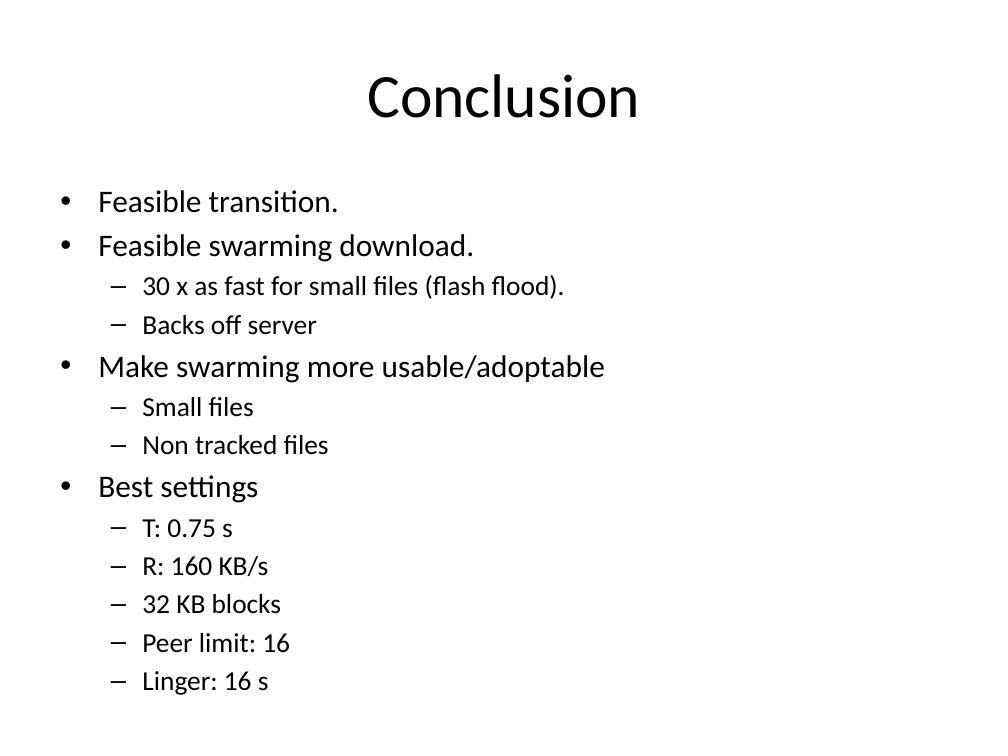
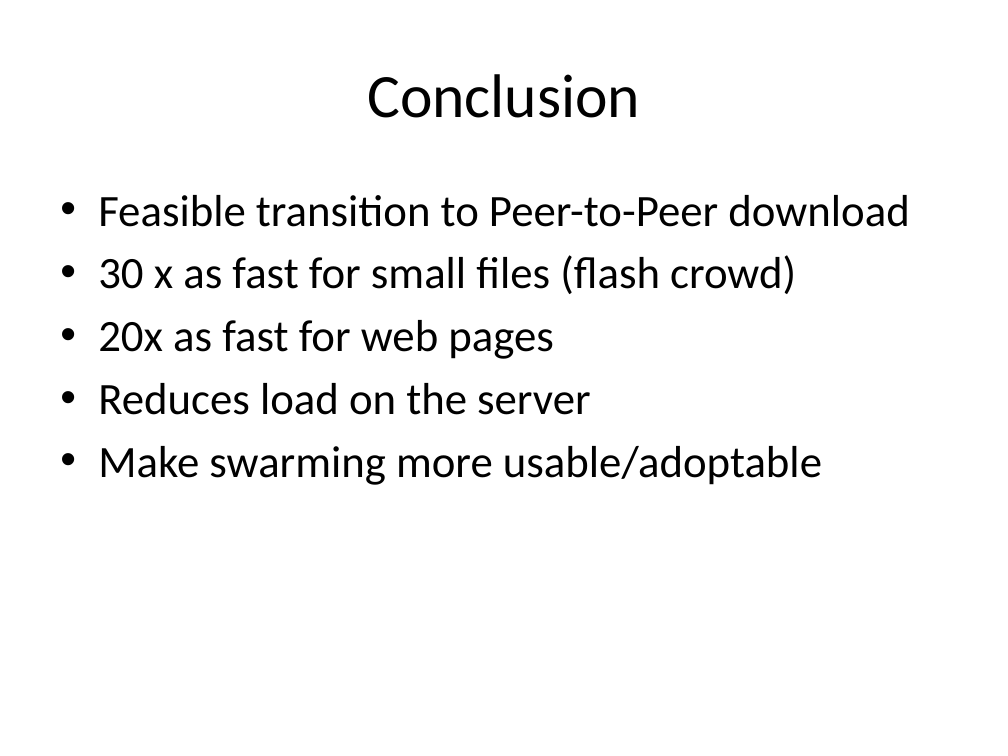
Before and after one commit to rdp/p2pwebclient, a slide deck: slide 33 of thesis_presentation/How to Make the Internet Faster.pptx (slide 36 before the commit). Drawn at 1008x756 pixels with LibreOffice and Linux fonts; fonts in the diff are those of the drawing. Boxes give left, top, right and bottom in pixels: in the first picture for what was removed or moved away, otherwise in the second. Text is boxed around its words. In the diff, an @@ line names an element or a change of style, - is before the commit and + after.

```diff
--- a/thesis_presentation/How to Make the Internet Faster.pptx
+++ b/thesis_presentation/How to Make the Internet Faster.pptx
@@ text at <box>98,195,909,415</box>: text changed; size 19.6 to 32 pt @@
-• Feasible transition.
-• Feasible swarming download.
-  – 30 x as fast for small files (flash flood).
-  – Backs off server
+• Feasible transition to Peer-to-Peer download
+• 30 x as fast for small files (flash crowd)
+• 20x as fast for web pages
+• Reduces load on the server
@@ text at <box>98,397,329,691</box>: paragraphs removed @@
-  – Small files
-  – Non tracked files
-• Best settings
-  – T: 0.75 s
-  – R: 160 KB/s
-  – 32 KB blocks
-  – Peer limit: 16
-  – Linger: 16 s
@@ text at <box>98,446,822,485</box>: size 22.4 to 32 pt in "Make swarming more usable/adoptable"; more space between paragraphs @@
```
Also in this commit, not shown: 10 other slides changed, 1 slide added, 9 slides removed.
